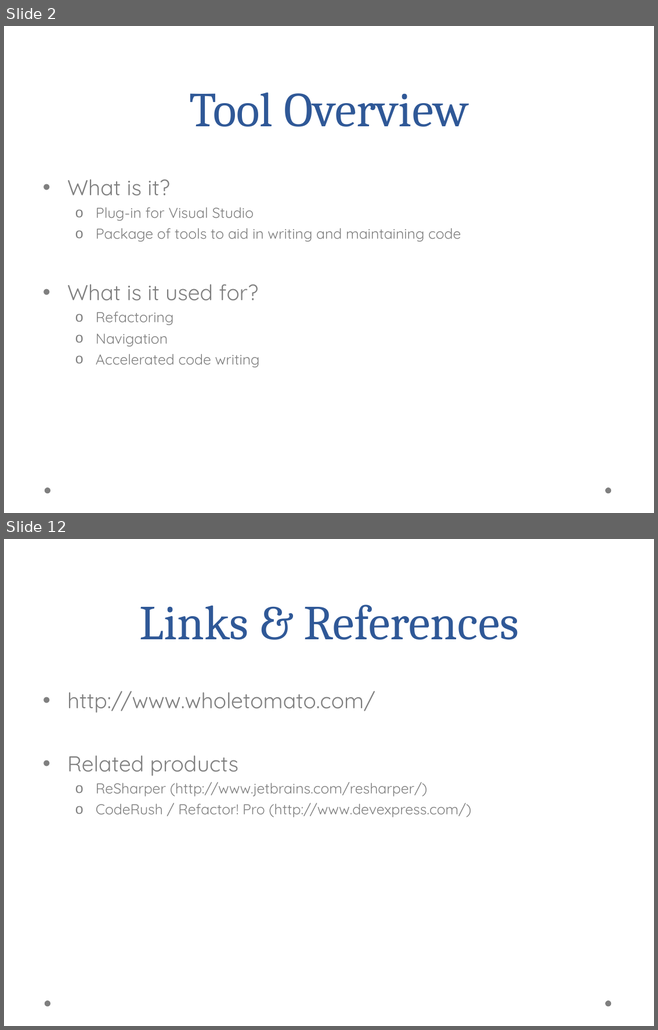
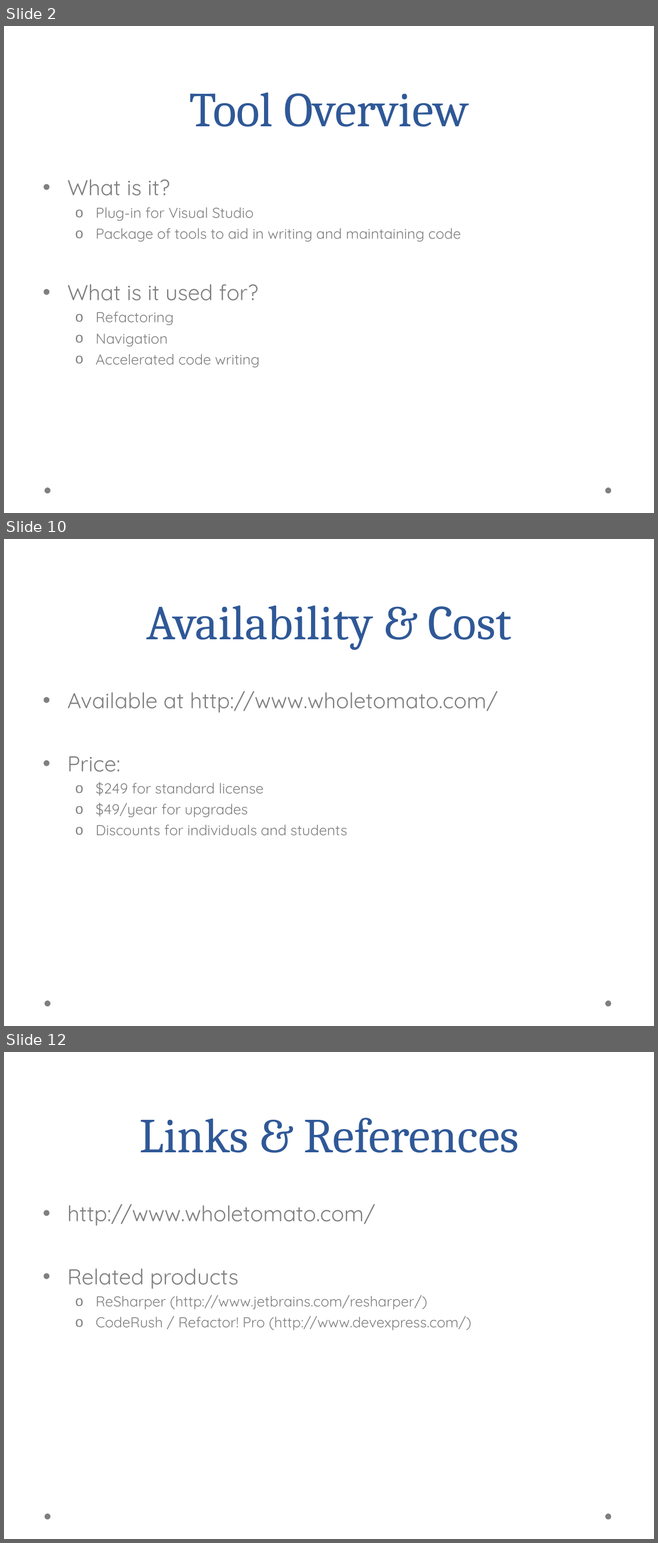
Before and after one commit to aayanqazi/OMSE, a slide deck: 535/Project1.ppt. Shown one above the other, each under a label of ours: slides 2 and 12 before the commit, slides 2, 10 and 12 after it; the slides between them are not shown. The pictures are 658x1030 and 658x1543 pixels, drawn with LibreOffice and Linux fonts; fonts in the diff are those of the drawing; background and template pictures are left out. Boxes give left, top, right and bottom in pixels: in the first picture for what was removed or moved away, otherwise in the second. Text is boxed around its words. In the diff, an @@ line names an element or a change of style, - is before the commit and + after.

```diff
--- a/535/Project1.ppt
+++ b/535/Project1.ppt
@@ slide 10 added at (4,539,654,1026), background picture (left out); not listed: 2 template elements that a slide beside it also shows @@
@@ title added at (146,605,511,650), 54 pt, text #2F5897 @@
+Availability & Cost
@@ text added at (67,691,498,835), 16 pt, text #7F7F7F @@
+• Available at http://www.wholetomato.com/
+• Price:
+  o $249 for standard license
+  o $49/year for upgrades
+  o Discounts for individuals and students
```
Also in this commit, not shown: 5 slides changed, 2 other slides added, 3 slides removed.
